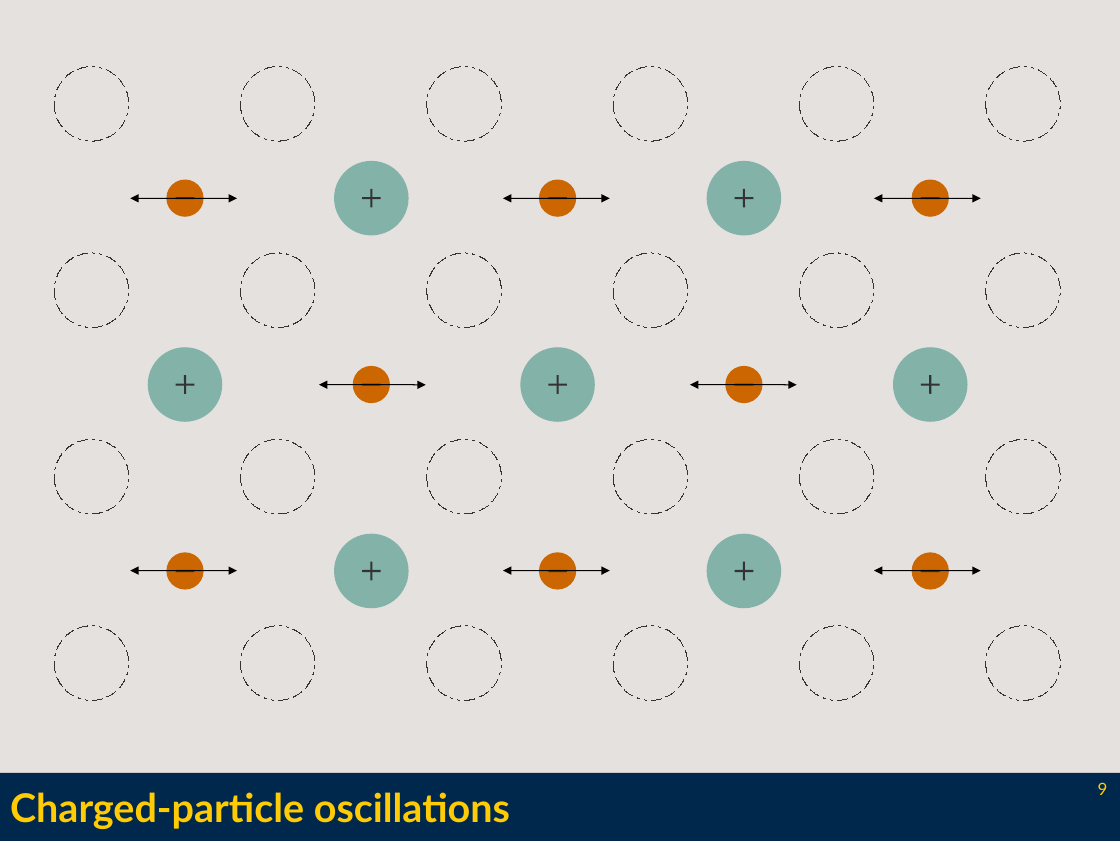
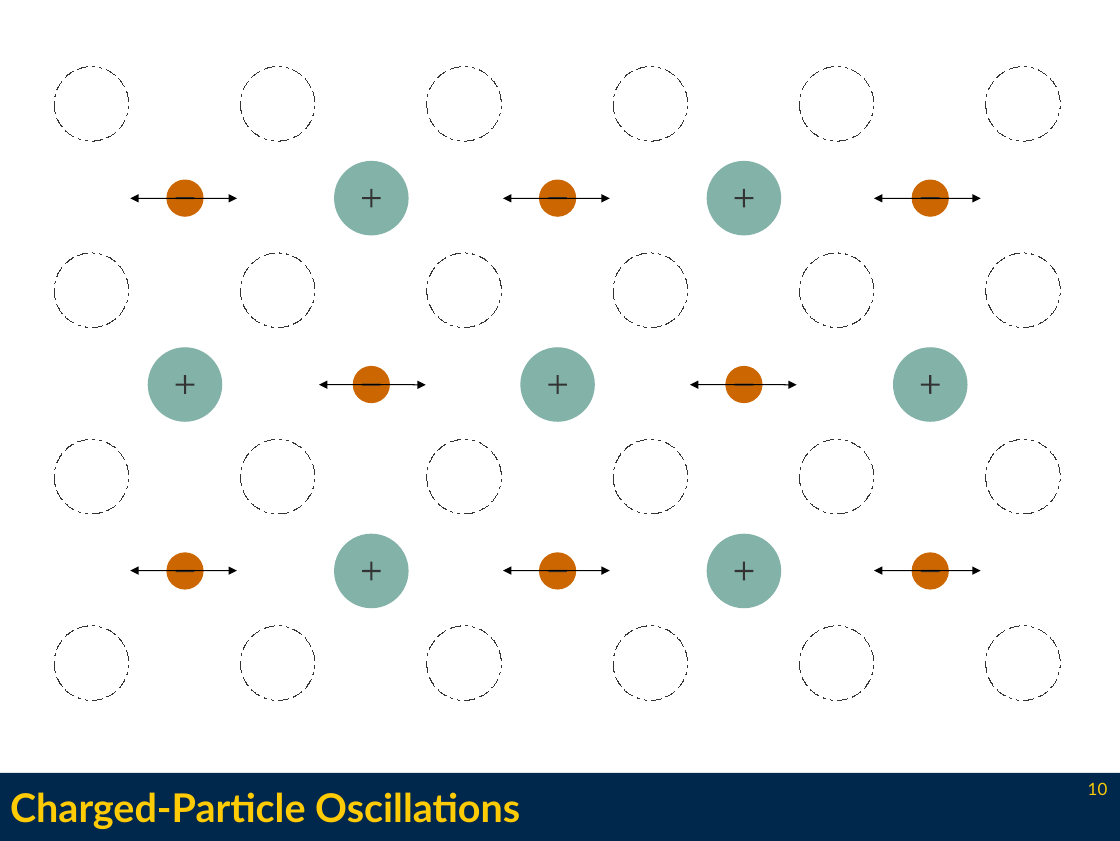
Before and after one commit to l3enny/dissertation, a slide deck: slide 10 of defense/presentation.odp (slide 9 before the commit). Drawn at 1120x841 pixels with LibreOffice and Linux fonts; fonts in the diff are those of the drawing. Boxes give left, top, right and bottom in pixels: in the first picture for what was removed or moved away, otherwise in the second. Text is boxed around its words. In the diff, an @@ line names an element or a change of style, - is before the commit and + after.

```diff
--- a/defense/presentation.odp
+++ b/defense/presentation.odp
@@ background #E4E1DF to #FFFFFF @@
@@ title at (10,792,520,829): text changed @@
-Charged-particle oscillations
+Charged-Particle Oscillations
@@ page number at (1088,782,1108,795): text changed @@
-9
+10
```
Also in this commit, not shown: 16 other slides changed, 23 slides added, 2 slides removed, 13 other files.
